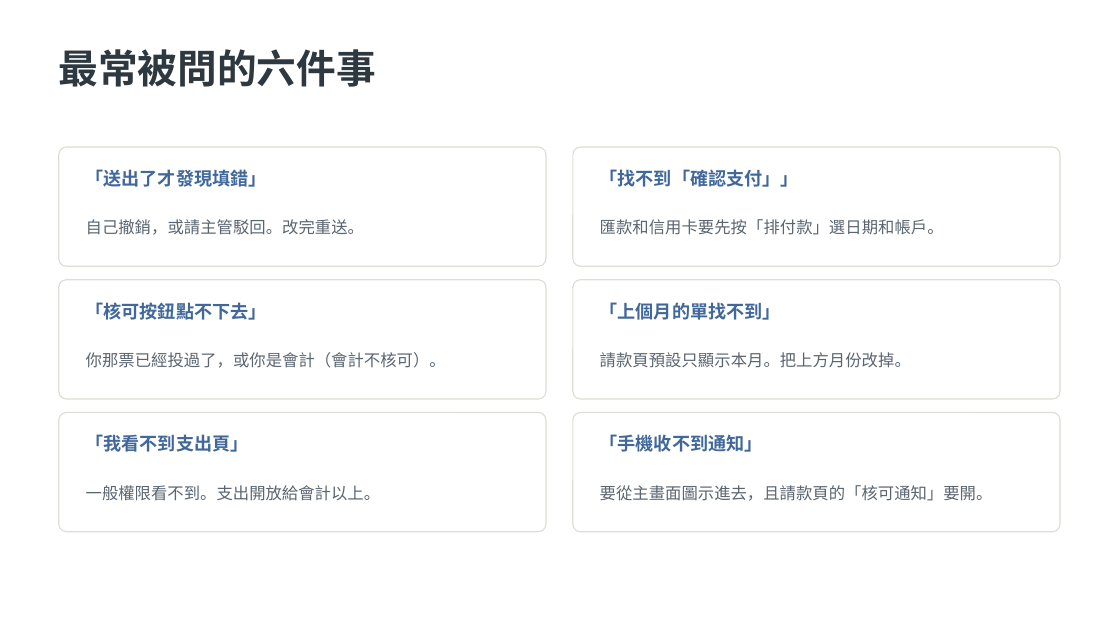
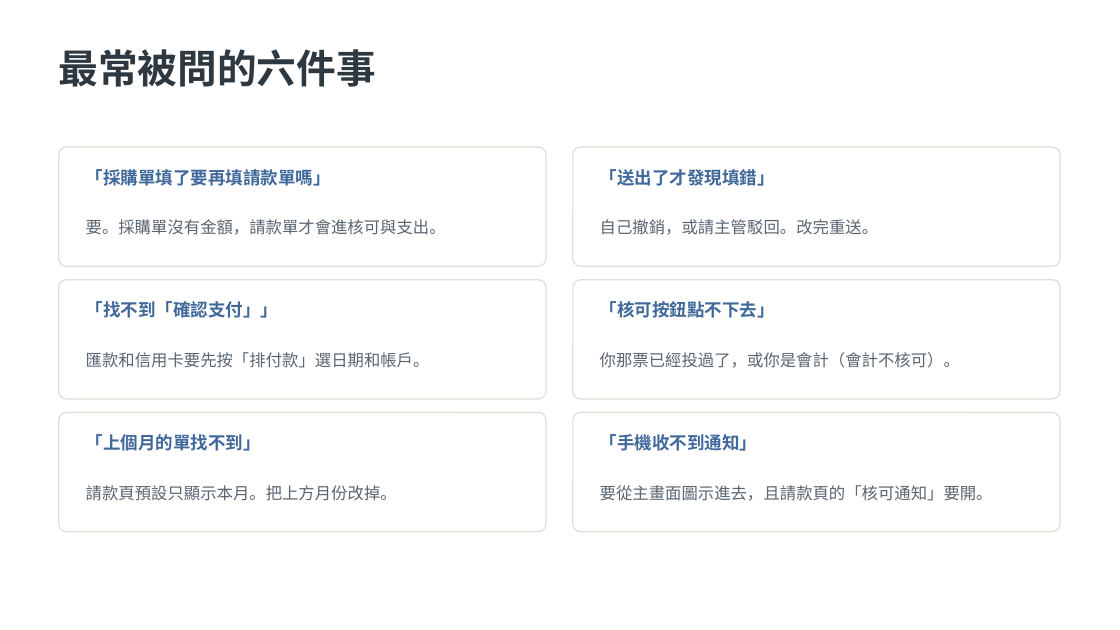
Before and after one commit to twlo79/anxing-web, a slide deck: slide 16 of docs/安幸上工ERP_管家操作說明.pptx (slide 13 before the commit). Drawn at 1120x630 pixels with LibreOffice and Linux fonts; fonts in the diff are those of the drawing. Boxes give left, top, right and bottom in pixels: in the first picture for what was removed or moved away, otherwise in the second. Text is boxed around its words. In the diff, an @@ line names an element or a change of style, - is before the commit and + after.

```diff
--- a/docs/安幸上工ERP_管家操作說明.pptx
+++ b/docs/安幸上工ERP_管家操作說明.pptx
@@ text at (86, 169, 331, 186): text changed; size 15.5 to 15 pt @@
-「送出了才發現填錯」
+「採購單填了要再填請款單嗎」
@@ text at (600, 169, 775, 186): text changed; size 15.5 to 15 pt @@
-「找不到「確認支付」」
+「送出了才發現填錯」
@@ text at (86, 219, 446, 235): text changed @@
-自己撤銷，或請主管駁回。改完重送。
+要。採購單沒有金額，請款單才會進核可與支出。
@@ text at (600, 219, 878, 235): text changed @@
-匯款和信用卡要先按「排付款」選日期和帳戶。
+自己撤銷，或請主管駁回。改完重送。
@@ text at (86, 301, 278, 318): text changed; size 15.5 to 15 pt @@
-「核可按鈕點不下去」
+「找不到「確認支付」」
@@ text at (600, 301, 775, 318): text changed; size 15.5 to 15 pt @@
-「上個月的單找不到」
+「核可按鈕點不下去」
@@ text at (86, 352, 430, 368): text changed @@
-你那票已經投過了，或你是會計（會計不核可）。
+匯款和信用卡要先按「排付款」選日期和帳戶。
@@ text at (600, 352, 960, 368): text changed @@
-請款頁預設只顯示本月。把上方月份改掉。
+你那票已經投過了，或你是會計（會計不核可）。
@@ text at (86, 434, 261, 451): text changed; size 15.5 to 15 pt @@
-「我看不到支出頁」
+「上個月的單找不到」
@@ text "「手機收不到通知」" at (600, 434, 757, 451): size 15.5 to 15 pt @@
@@ text at (86, 485, 397, 501): text changed @@
-一般權限看不到。支出開放給會計以上。
+請款頁預設只顯示本月。把上方月份改掉。
```
Also in this commit, not shown: 7 other slides changed, 4 slides added, 1 slide removed, 4 other files.
